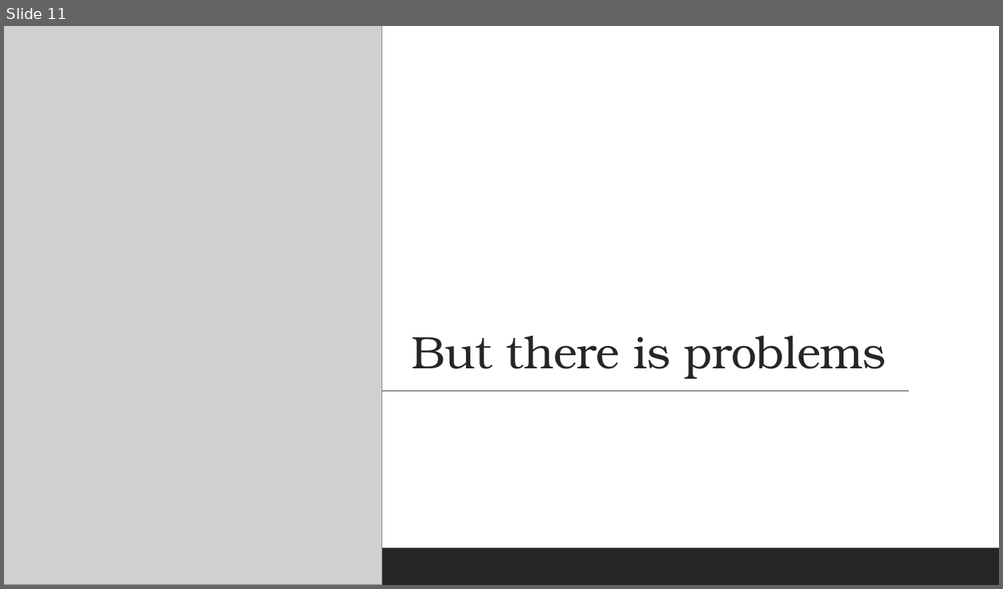
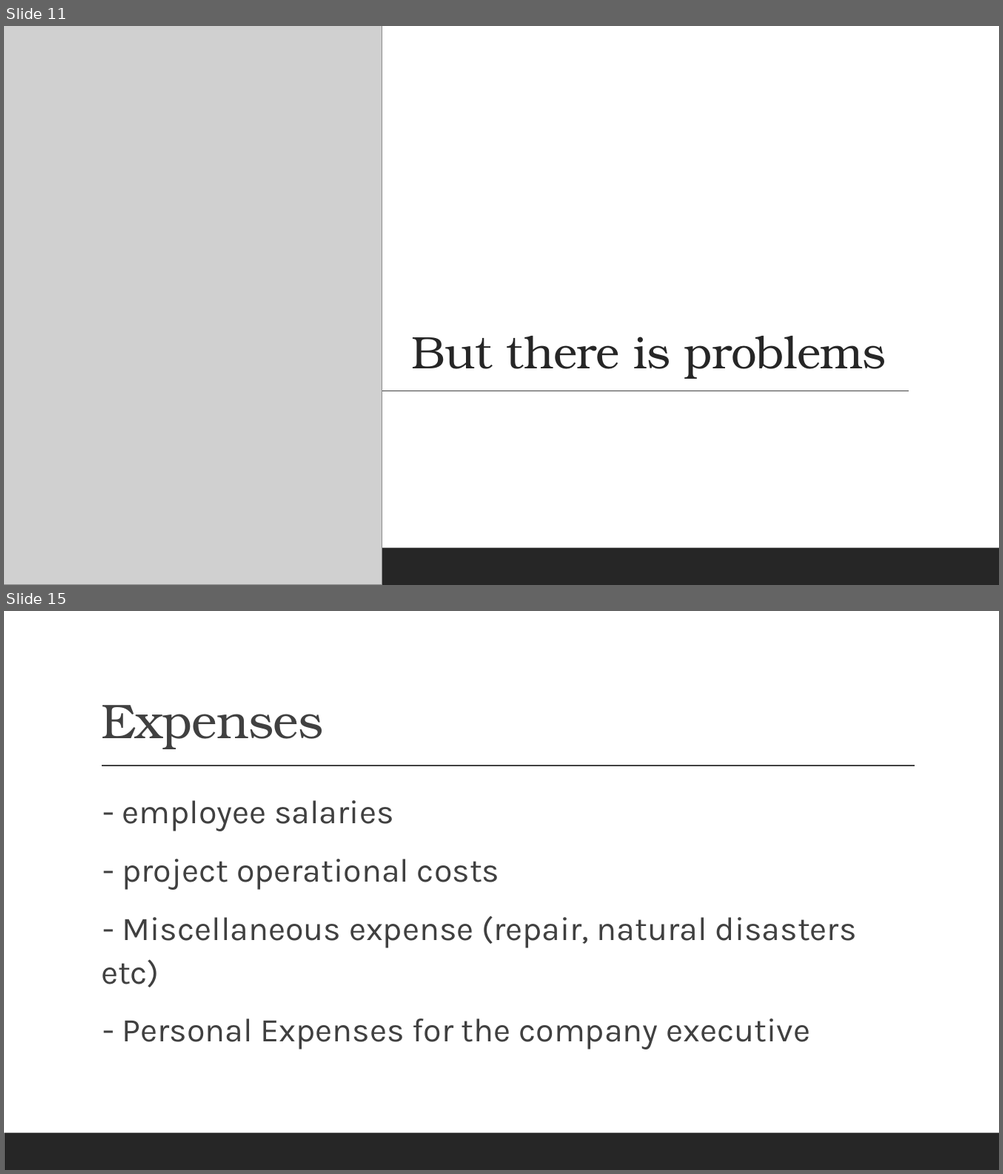
Before and after one commit to Brevalda1/financebrevaldabaru, a slide deck: ONLINE COMPANY EXPENSE RECORDING WEBSITE BASED ON MULTI-COMPANY.pptx. Shown one above the other, each under a label of ours: slide 11 before the commit, slides 11 and 15 after it; the slides between them are not shown. The pictures are 1003x589 and 1003x1174 pixels, drawn with LibreOffice and Linux fonts; fonts in the diff are those of the drawing; grey boxes stand for pictures. Boxes give left, top, right and bottom in pixels: in the first picture for what was removed or moved away, otherwise in the second. Text is boxed around its words. In the diff, an @@ line names an element or a change of style, - is before the commit and + after.

```diff
--- a/ONLINE COMPANY EXPENSE RECORDING WEBSITE BASED ON MULTI-COMPANY.pptx
+++ b/ONLINE COMPANY EXPENSE RECORDING WEBSITE BASED ON MULTI-COMPANY.pptx
@@ slide 15 added at [4, 611, 999, 1170], background #FFFFFF; not listed: 1 template element that a slide beside it also shows @@
@@ title added at [101, 705, 324, 749], 47 pt, text #404040 @@
+Expenses
@@ line added from (102, 766) to (915, 766), #404040 1 pt @@
@@ text added at [101, 800, 856, 1050], 32 pt, text #404040 @@
+  - employee salaries
+  - project operational costs
+  - Miscellaneous expense (repair, natural disasters etc)
+  - Personal Expenses for the company executive
```
Also in this commit, not shown: 14 other slides added, 2 slides removed, 1 other file.
